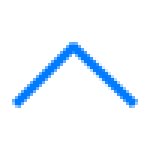
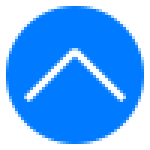
Layered file, before and after one edit (150x150). Changes by layer:
painted on "Form 6" over [12, 42, 78, 108]
painted on "Form 7" over [69, 42, 138, 108]
added layer "Ellipse 1" over [6, 6, 144, 144]
